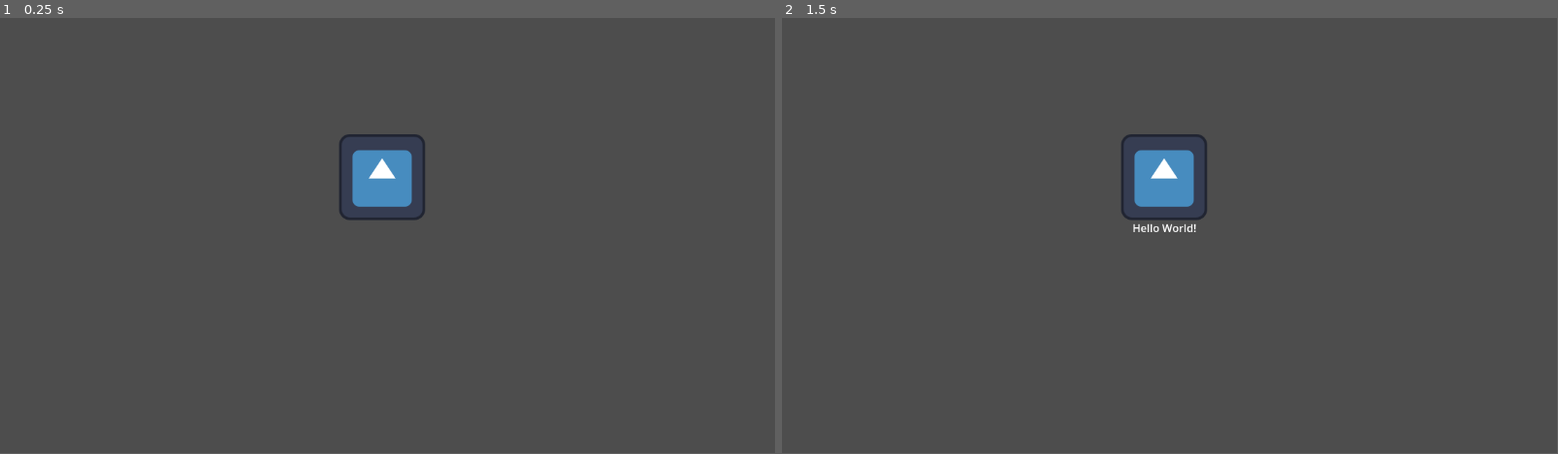
Above: before the commit, frames 1-2 (left to right).
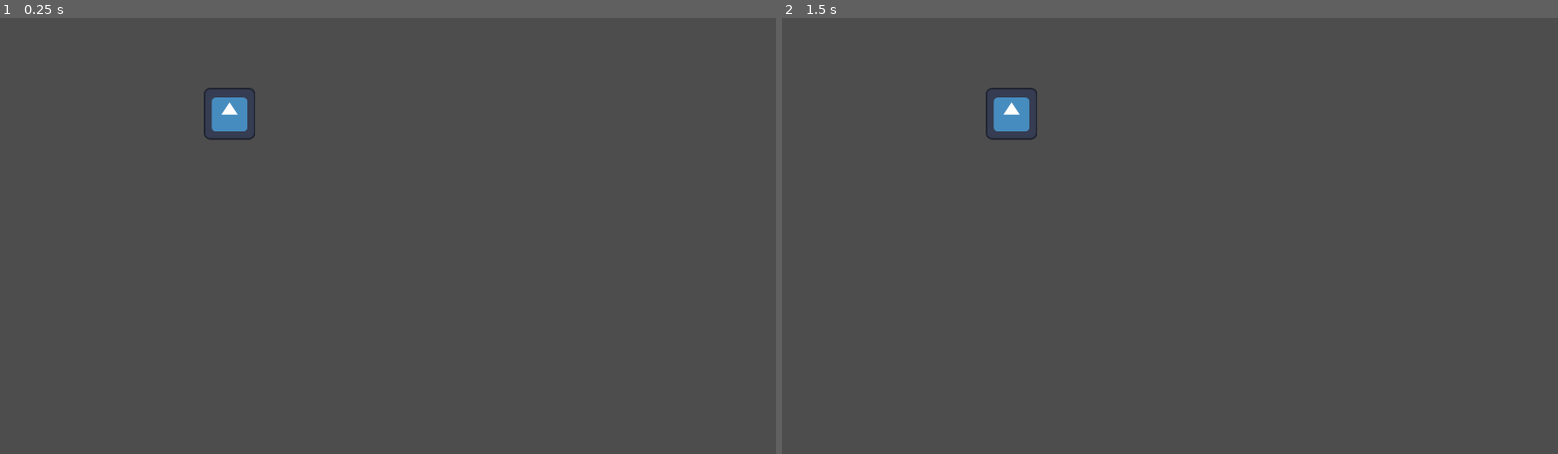
Above: after the commit, the same moments.

Repository: ViperZer0/little-guy-game-jam
Game: Godot game, scene res://scene/hello_world/hello_world.tscn
Same seed, same stepped clock (60 frames per second), same inputs: the game is played once before the commit and once after it. The engine's default icon, where the game draws it, is replaced by a stand-in: a white triangle on a blue panel in a dark square.
Inputs (mouse positions are in pixels of both pictures, inside the frame that each line leads up to):
- Up to frame 1 (0.25 s): no input
- Up to frame 2 (1.5 s): tap Enter at 0.5 s; move the mouse to (1162, 174) at 0.52 s; click (1162, 174) at 0.67 s; tap Space at 1.25 s; move the mouse to (1014, 257) at 1.27 s; click (1014, 257) at 1.42 s
In our replay, the window is 799x449 before the commit and 800x450 after it. These sizes can differ from the game's own. Grey fills any space a smaller window leaves; there, only what the larger window draws over its background counts as a difference.

The runs differ from the first frame. In frame 1, 1.8% of the frame differs, in the area x 26-55%, y 16-47%; in frame 2, 1.9%, in the area x 26-55%, y 16-50%.

Commit message:
Changed default resolution and scaling

Diff:
--- a/godot/project.godot
+++ b/godot/project.godot
@@ -14,3 +14,10 @@
 run/main_scene="res://scene/hello_world/hello_world.tscn"
 config/features=PackedStringArray("4.4", "Forward Plus")
 config/icon="res://resource/image/icon.svg"
+
+[display]
+
+window/size/viewport_width=1920
+window/size/viewport_height=1080
+window/stretch/mode="viewport"
+window/stretch/scale_mode="integer"
